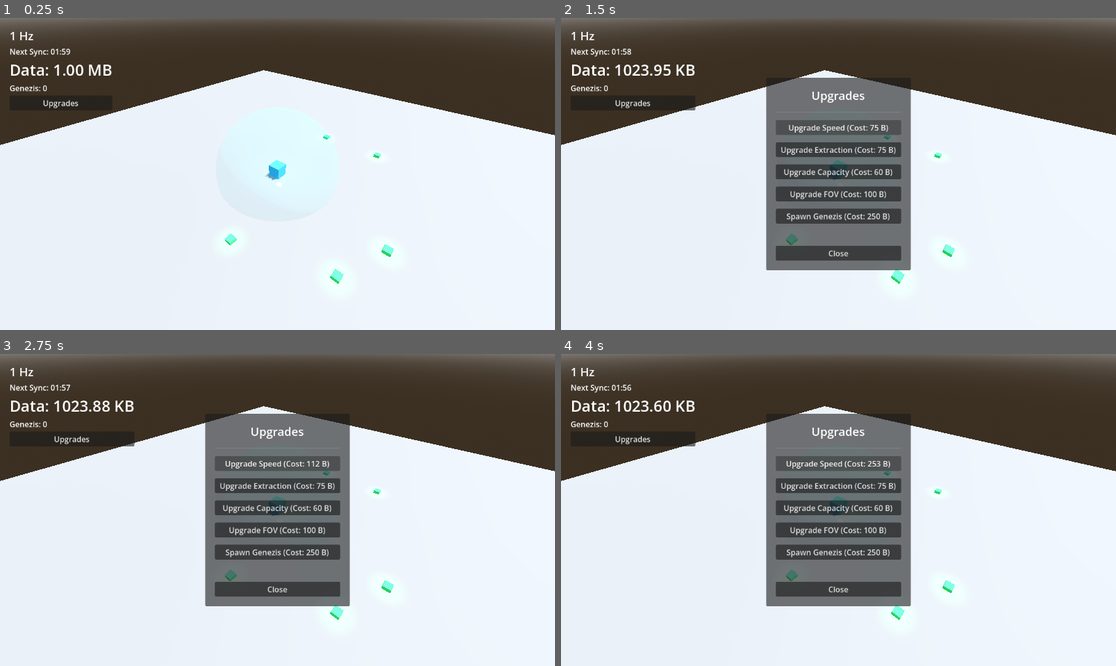
Above: before the commit, frames 1-4 (two rows, left to right).
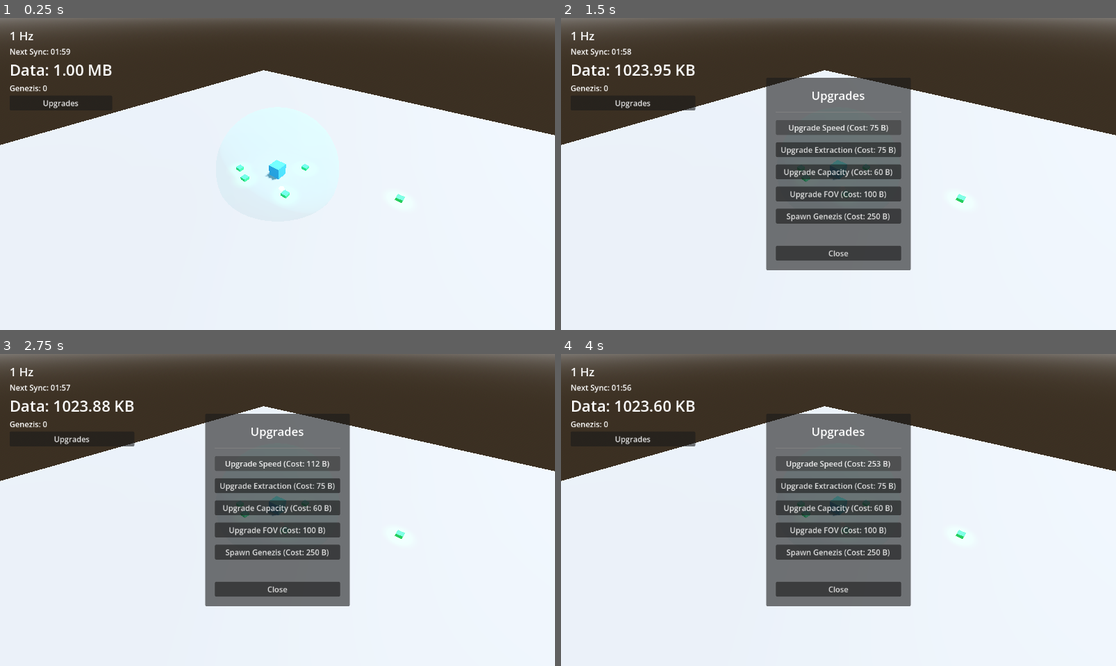
Above: after the commit, the same moments.

Repository: peterlavey/immanent
Game: Godot game, scene res://src/core/World.tscn
The game is run twice, just before and just after one commit, with the same random seed, the same clock (stepped at 60 frames per second) and the same inputs.
Inputs:
- Up to frame 1 (0.25 s): no input
- Up to frame 2 (1.5 s): click "Upgrades" at 0.5 s; click "Upgrade Speed (Cost: 50 B)" at 1.25 s
- Up to frame 3 (2.75 s): click "Upgrade Speed (Cost: 75 B)" at 2 s
- Up to frame 4 (4 s): click "Upgrade Speed (Cost: 112 B)" at 2.75 s; click "Upgrade Speed (Cost: 168 B)" at 3.5 s

The runs differ from the first frame. In frame 1, 0.4% of the frame differs, in the area x 40-73%, y 37-86%; in frame 2, 0.3%; in frame 3, 0.3%; in frame 4, 0.3%.

Commit message:
Ensure initial data spots spawn within FOV: Updated spawning logic and task milestone completion

Diff:
--- a/src/core/WorldManager.gd
+++ b/src/core/WorldManager.gd
@@ -10,8 +10,8 @@
 
 func _ready() -> void:
 	time_manager.iteration_started.connect(_on_iteration_started)
-	# Initial spawn
-	_spawn_data_spots(initial_spots)
+	# Initial spawn: ensure at least 4 spots within FOV
+	_spawn_initial_data_spots()
 	# Initial genezis
 	_spawn_genezis()
 
@@ -21,15 +21,32 @@
 func spawn_extra_genezis() -> void:
 	_spawn_genezis()
 
+func _spawn_initial_data_spots() -> void:
+	var core = get_tree().get_first_node_in_group("core")
+	var fov_radius = 10.0 # Default fallback
+	if core:
+		fov_radius = core.fov_radius
+
+	# Spawn 4 spots within FOV [min_spawn_distance, fov_radius]
+	for i in range(4):
+		_spawn_single_data_spot(min_spawn_distance, fov_radius)
+
+	# Spawn the rest normally (if initial_spots > 4)
+	if initial_spots > 4:
+		_spawn_data_spots(initial_spots - 4)
+
 func _spawn_data_spots(count: int) -> void:
 	for i in range(count):
-		var spot = data_spot_scene.instantiate()
-		add_child(spot)
+		_spawn_single_data_spot(min_spawn_distance, spawn_radius)
 
-		# Random position within range [min_spawn_distance, spawn_radius]
-		var angle = randf() * TAU
-		var distance = randf_range(min_spawn_distance, spawn_radius)
-		spot.global_position = Vector3(cos(angle) * distance, 0, sin(angle) * distance)
+func _spawn_single_data_spot(min_dist: float, max_dist: float) -> void:
+	var spot = data_spot_scene.instantiate()
+	add_child(spot)
+
+	# Random position within range [min_dist, max_dist]
+	var angle = randf() * TAU
+	var distance = randf_range(min_dist, max_dist)
+	spot.global_position = Vector3(cos(angle) * distance, 0, sin(angle) * distance)
 
 func _spawn_genezis() -> void:
 	var genezis = genezis_scene.instantiate()
Not shown, changed: docs/tasks.md
